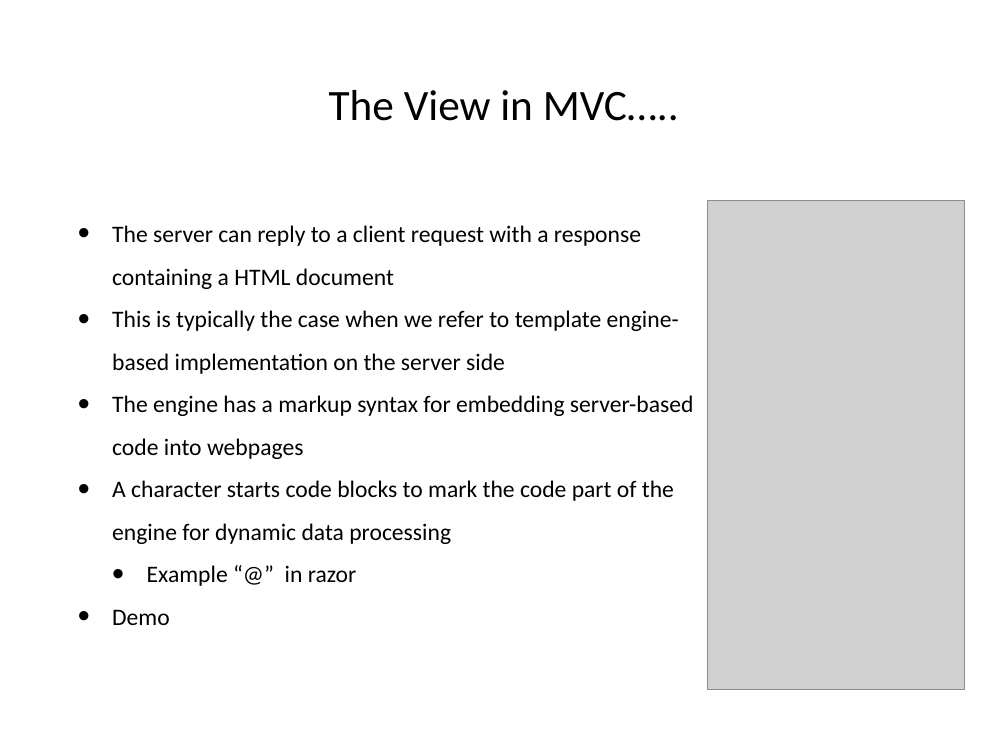
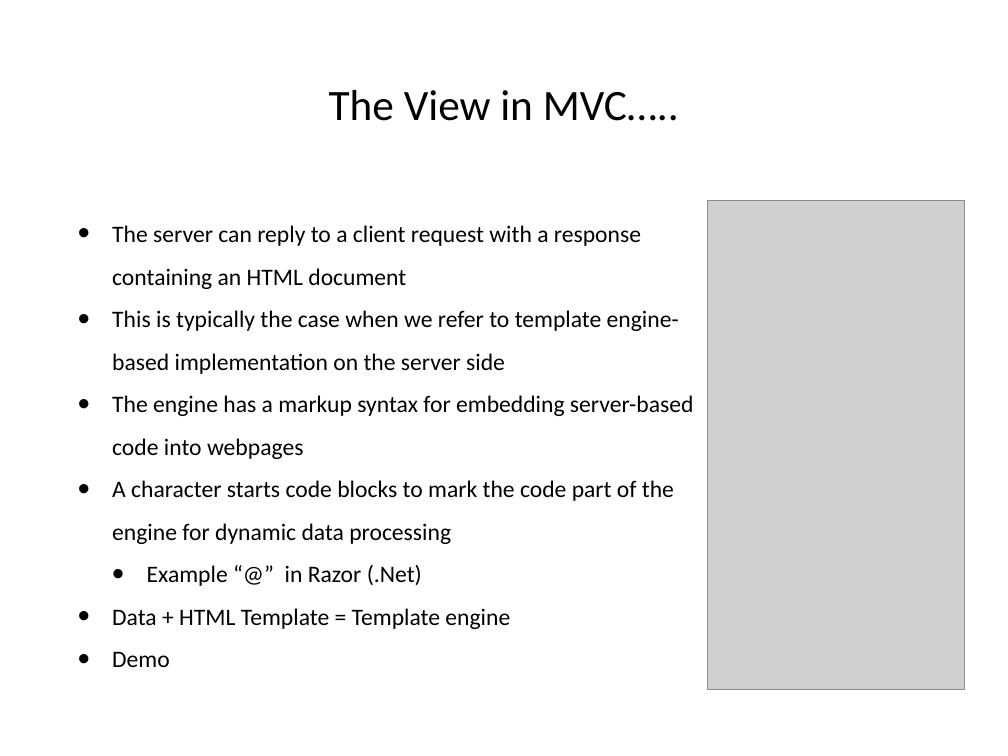
Before and after one commit to hogeschool/Development--Web, a slide deck: slide 11 of Lesson4/lesson4.pptx (slide 9 before the commit). Drawn at 1008x756 pixels with LibreOffice and Linux fonts; fonts in the diff are those of the drawing; grey boxes stand for pictures. Boxes give left, top, right and bottom in pixels: in the first picture for what was removed or moved away, otherwise in the second. Text is boxed around its words. In the diff, an @@ line names an element or a change of style, - is before the commit and + after.

```diff
--- a/Lesson4/lesson4.pptx
+++ b/Lesson4/lesson4.pptx
@@ text at (x1=112, y1=225, x2=641, y2=289): text changed @@
-• The server can reply to a client request with a response containing a HTML document
+• The server can reply to a client request with a response containing an HTML document
@@ text at (x1=112, y1=565, x2=510, y2=629): text changed @@
-  • Example “@” in razor
+  • Example “@” in Razor (.Net)
+• Data + HTML Template = Template engine
```
Also in this commit, not shown: 10 other slides changed, 2 slides added, 1 other file.
